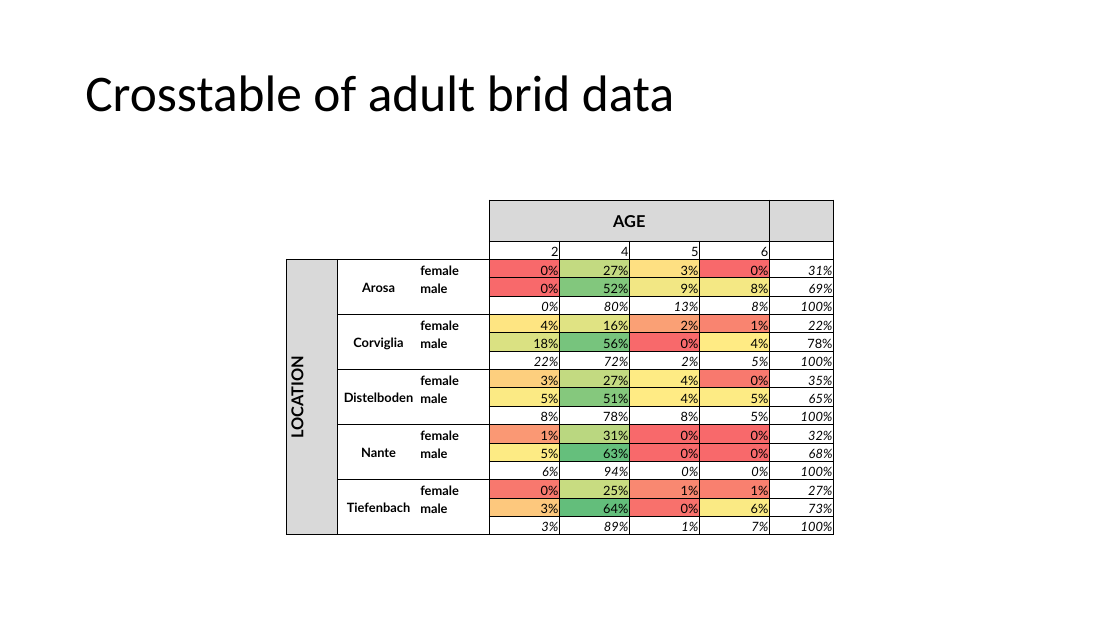
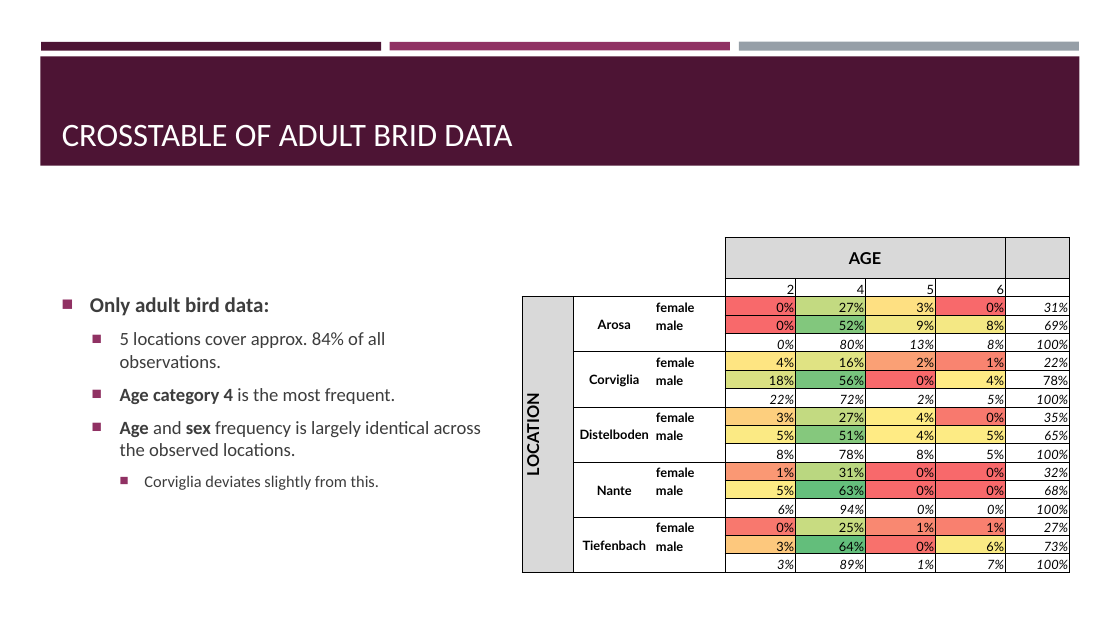
Before and after one commit to AlderCoder/Snow-finches, a slide deck: slide 8 of initial presentation.pptx. Drawn at 1120x630 pixels with LibreOffice and Linux fonts; fonts in the diff are those of the drawing. Boxes give left, top, right and bottom in pixels: in the first picture for what was removed or moved away, otherwise in the second. Text is boxed around its words. In the diff, an @@ line names an element or a change of style, - is before the commit and + after.

```diff
--- a/initial presentation.pptx
+++ b/initial presentation.pptx
@@ rectangle added at (40, 56, 1080, 166), fill #4D1434 @@
@@ rectangle added at (41, 42, 381, 50), fill #4D1434 @@
@@ rectangle added at (390, 42, 730, 50), fill #903163 @@
@@ rectangle added at (739, 42, 1079, 51), fill #969FA7 @@
@@ title "CROSSTABLE OF ADULT BRID DATA" at (62, 124, 512, 147): vertical alignment middle to bottom @@
@@ title at (62, 124, 512, 147): text changed; size 44 to 28 pt; text colour #000000 to #FFFFFF @@
-Crosstable of adult brid data
+CROSSTABLE OF ADULT BRID DATA
@@ table: place and size @@
-table at (287, 200, 832, 535)
+table at (523, 238, 1068, 573)
@@ text added at (90, 297, 481, 490), 16 pt, text #3D3D3D @@
+■ Only adult bird data:
+  ■ 5 locations cover approx. 84% of all observations.
+  ■ Age category 4 is the most frequent.
+  ■ Age and sex frequency is largely identical across the observed locations.
+    ■ Corviglia deviates slightly from this.
```
Also in this commit, not shown: 19 other slides changed, 1 slide added.
